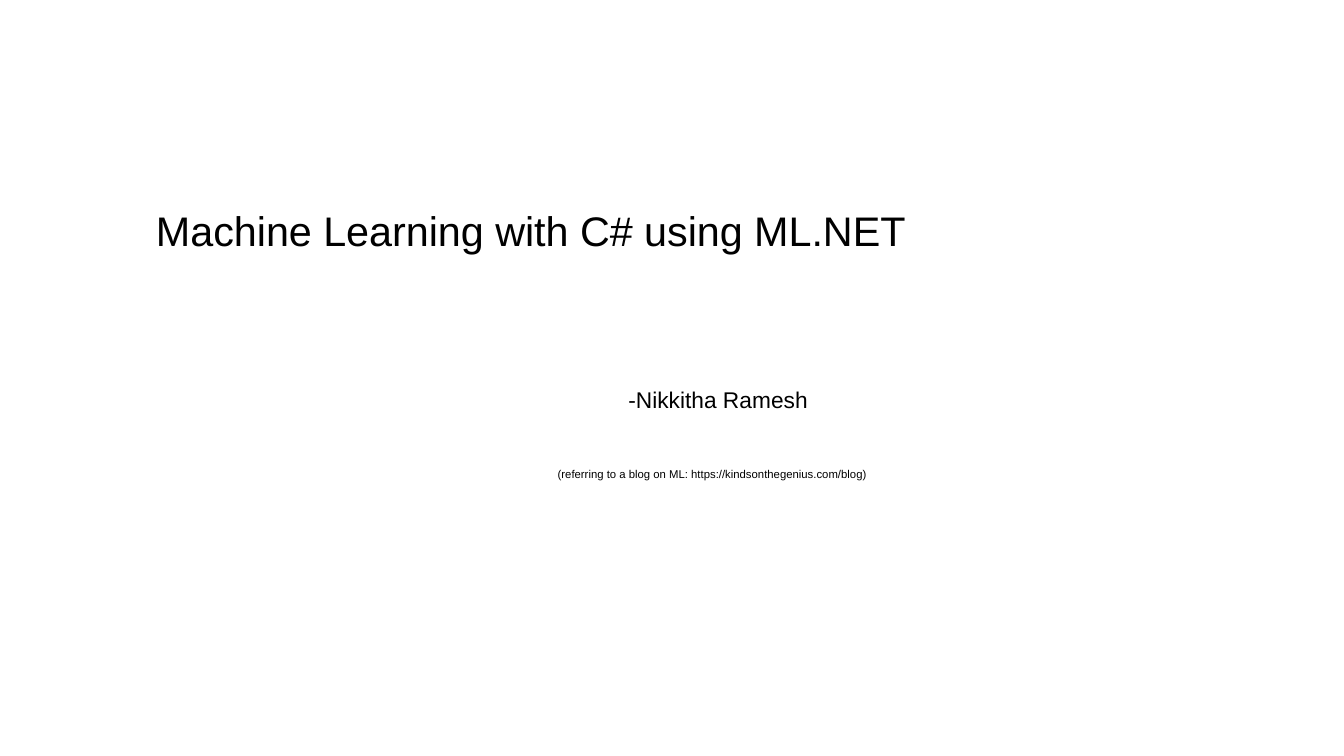
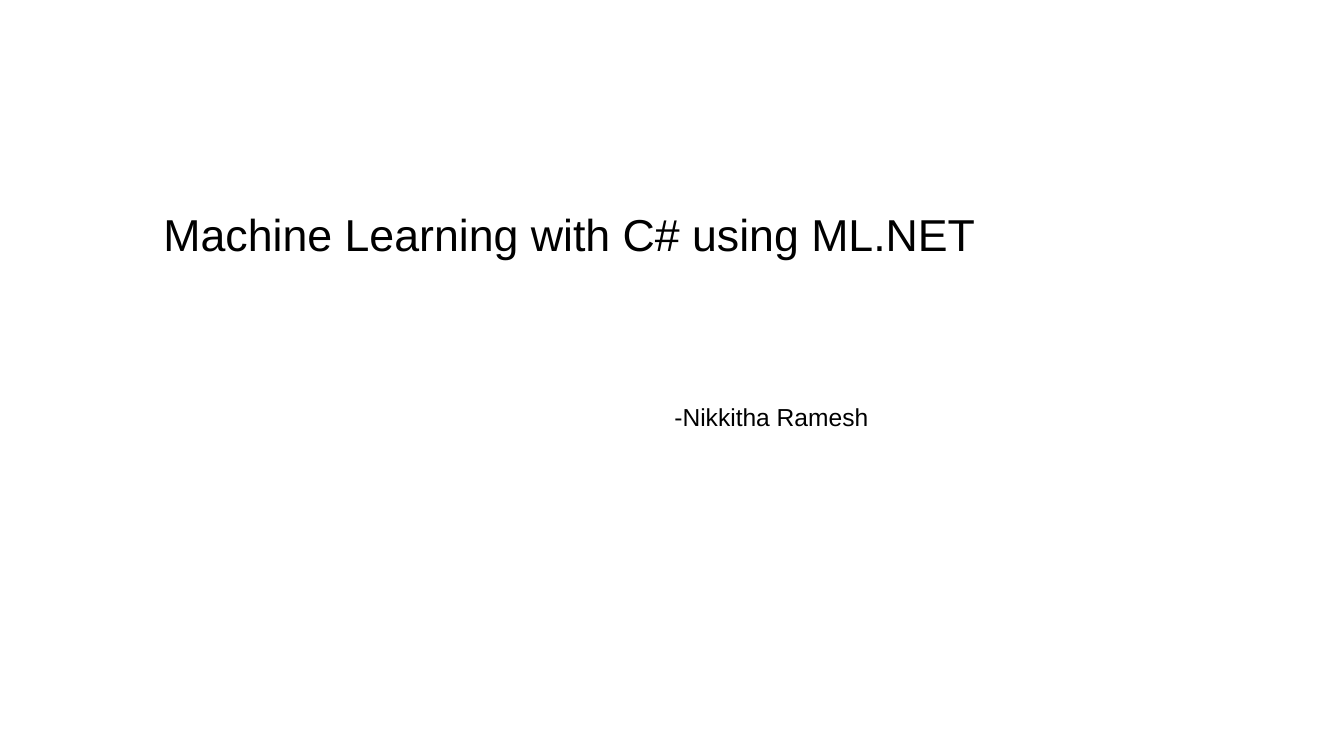
Before and after one commit to niks-in-the-hub/Machine-Learning, a slide deck: slide 1 of machine_learning_with_csharp_using_mlnet/ml_using_mlnet.pptx. Drawn at 1344x756 pixels with LibreOffice and Linux fonts; fonts in the diff are those of the drawing; background and template pictures are left out. Boxes give left, top, right and bottom in pixels: in the first picture for what was removed or moved away, otherwise in the second. Text is boxed around its words. In the diff, an @@ line names an element or a change of style, - is before the commit and + after.

```diff
--- a/machine_learning_with_csharp_using_mlnet/ml_using_mlnet.pptx
+++ b/machine_learning_with_csharp_using_mlnet/ml_using_mlnet.pptx
@@ text "Machine Learning with C# using ..." at <box>163,218,975,427</box>: size 24.4 to 26.4 pt in "Machine Learning with C# using ML.NET"; size 13.4 to 14.5 pt in "-Nikkitha Ramesh" @@
@@ text at <box>558,469,866,481</box>: paragraph removed @@
-(referring to a blog on ML: https://kindsonthegenius.com/blog)
```
Also in this commit, not shown: 1 other file.
